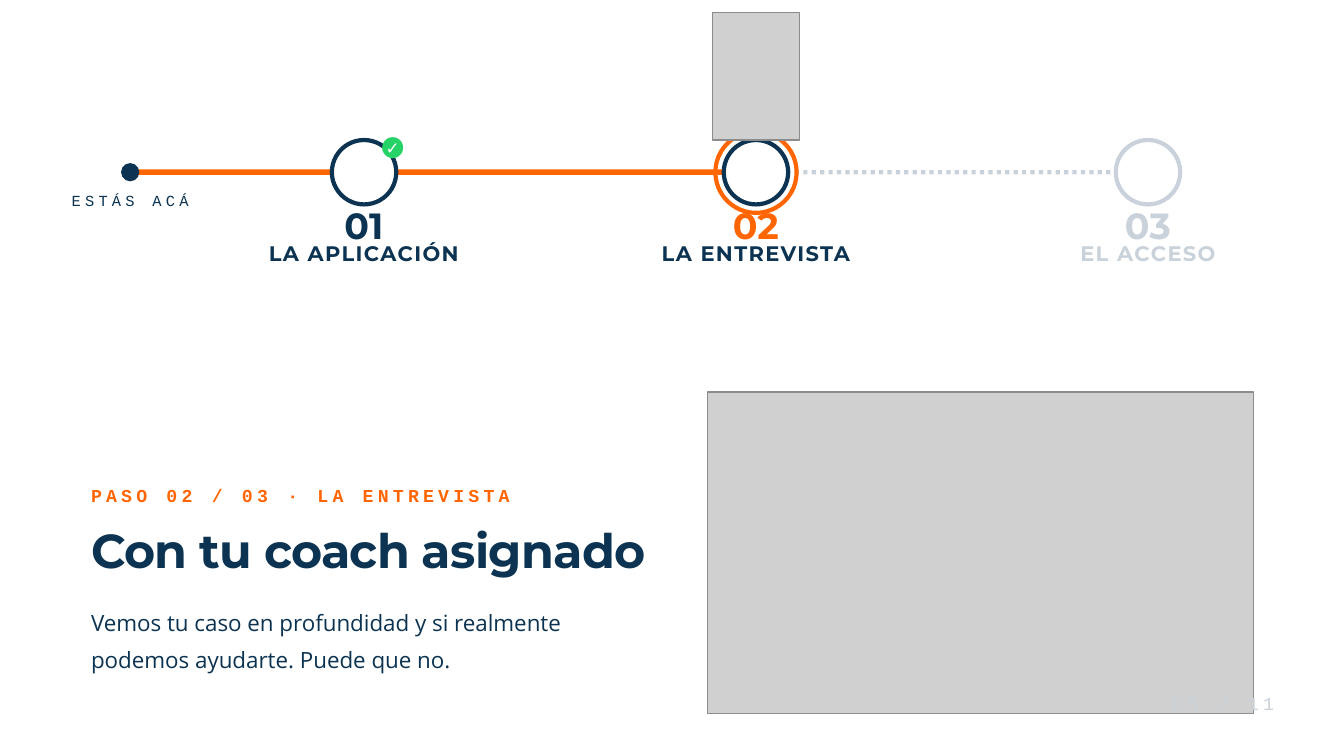
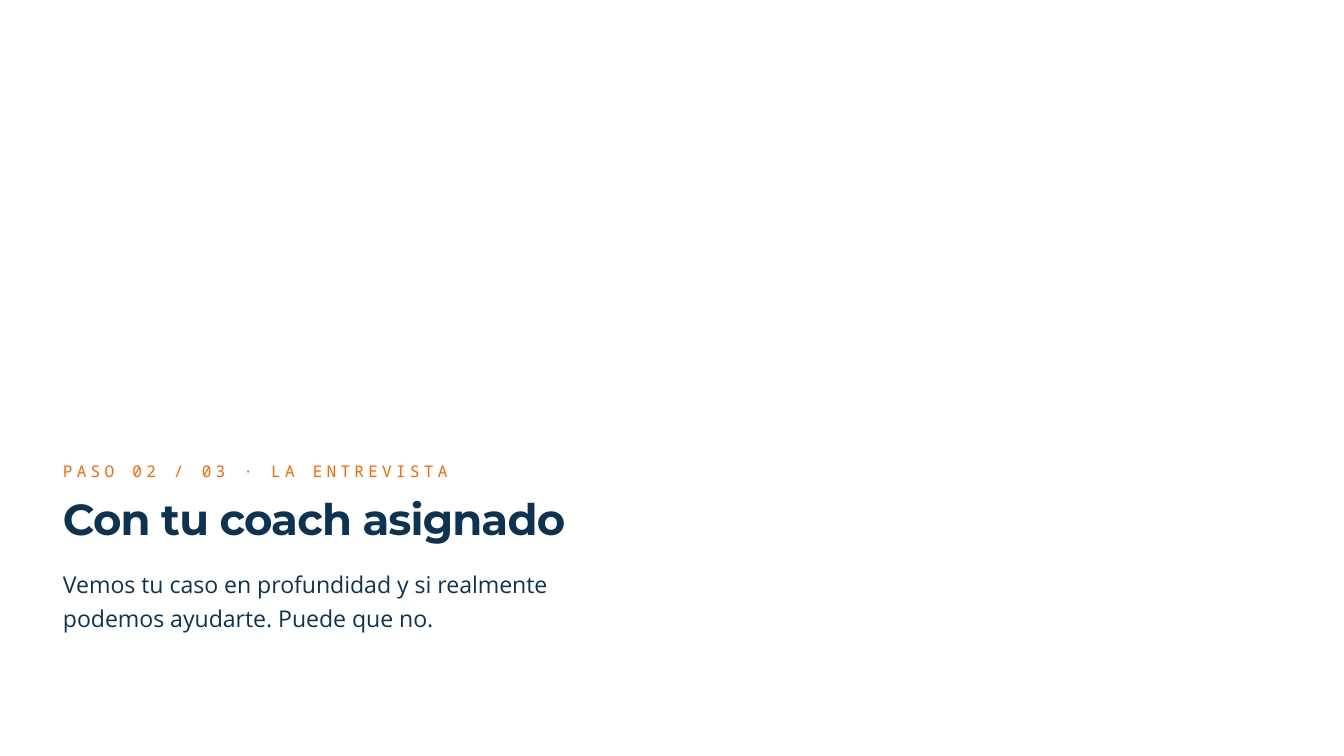
Before and after one commit to rolandopaypal9823/detodo, a slide deck: slide 5 of deck-1pct/export/El-mapa-del-1-pct-EDITABLE.pptx. Drawn at 1344x756 pixels with LibreOffice and Linux fonts; fonts in the diff are those of the drawing; grey boxes stand for pictures; background and template pictures are left out. Boxes give left, top, right and bottom in pixels: in the first picture for what was removed or moved away, otherwise in the second. Text is boxed around its words. In the diff, an @@ line names an element or a change of style, - is before the commit and + after.

```diff
--- a/deck-1pct/export/El-mapa-del-1-pct-EDITABLE.pptx
+++ b/deck-1pct/export/El-mapa-del-1-pct-EDITABLE.pptx
@@ picture removed at box(713, 12, 800, 139) @@
@@ ellipse removed at box(332, 140, 396, 205) @@
@@ ellipse removed at box(382, 137, 403, 158) @@
@@ text removed at box(382, 137, 403, 158) @@
-✓
@@ ellipse removed at box(716, 132, 798, 214) @@
@@ ellipse removed at box(724, 140, 788, 205) @@
@@ ellipse removed at box(1116, 140, 1181, 205) @@
@@ ellipse removed at box(121, 163, 139, 181) @@
@@ line removed from (130, 172) to (1148, 172) @@
@@ line removed from (130, 172) to (756, 172) @@
@@ text removed at box(72, 195, 188, 206) @@
-ESTÁS ACÁ
@@ text removed at box(344, 204, 383, 248) @@
-01
@@ text removed at box(733, 204, 779, 248) @@
-02
@@ text removed at box(1125, 204, 1171, 248) @@
-03
@@ text removed at box(269, 242, 459, 262) @@
-LA APLICACIÓN
@@ text removed at box(662, 246, 850, 262) @@
-LA ENTREVISTA
@@ text removed at box(1080, 246, 1215, 261) @@
-EL ACCESO
@@ rounded rectangle removed at box(707, 392, 1253, 714) @@
@@ picture removed at box(707, 392, 1253, 714) @@
@@ text "PASO 02 / 03 · ...": place and size @@
-text "PASO 02 / 03 · ..." at box(91, 489, 510, 503)
+text "PASO 02 / 03 · ..." at box(63, 465, 448, 477)
@@ text "PASO 02 / 03 · ..." at box(63, 465, 448, 477): size 13 to 11.5 pt, font Courier New to Noto Sans Mono, bold off; line spacing 1 to 15pt; vertical alignment middle to top @@
@@ text "Con tu coach asignado": place and size @@
-text "Con tu coach asignado" at box(91, 530, 645, 578)
+text "Con tu coach asignado" at box(63, 501, 566, 544)
@@ text "Con tu coach asignado" at box(63, 501, 566, 544): size 34 to 31 pt, letter spacing -0.5 to -0.6 pt; line spacing 1 to 32.9pt; vertical alignment middle to top @@
@@ text "Vemos tu caso en profundidad ...": place and size @@
-text "Vemos tu caso en profundidad ..." at box(91, 614, 561, 674)
+text "Vemos tu caso en profundidad ..." at box(63, 575, 547, 633)
@@ text "Vemos tu caso en profundidad ..." at box(63, 575, 547, 633): size 16 to 16.5 pt; line spacing 1.4 to 23.9pt; vertical alignment middle to top @@
@@ text removed at box(1173, 698, 1274, 717) @@
-05 / 11
```
Also in this commit, not shown: 9 other slides changed, 1 slide added, 1 slide removed, 7 other files.
